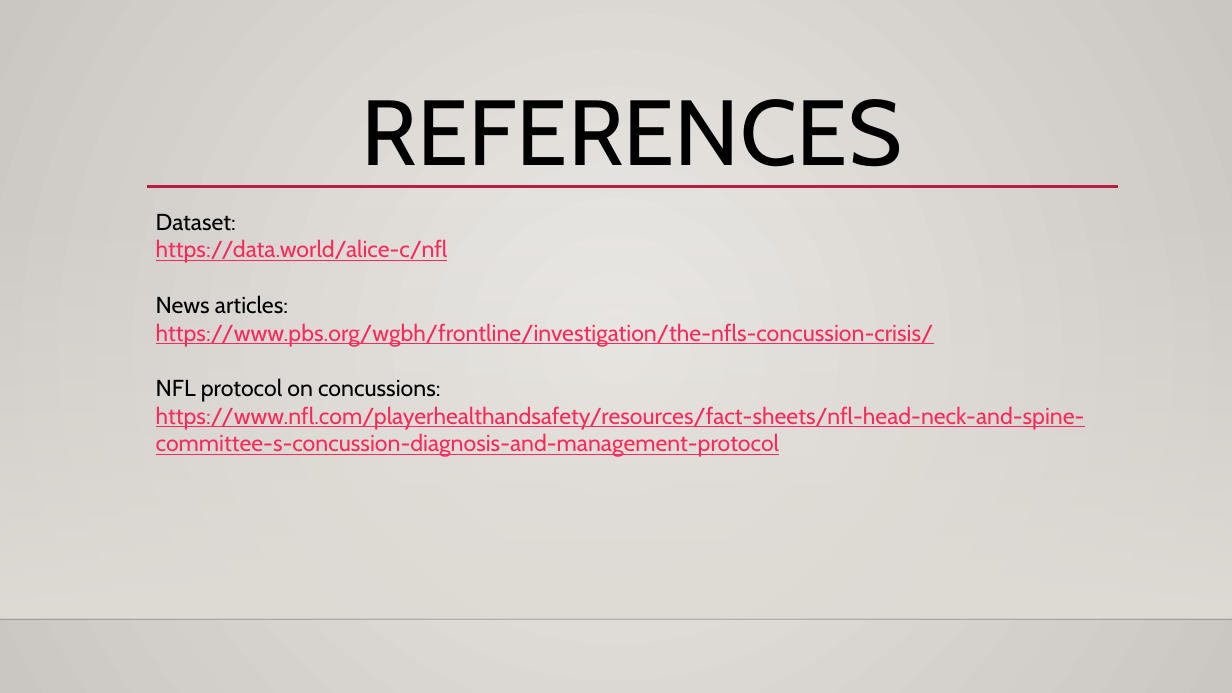
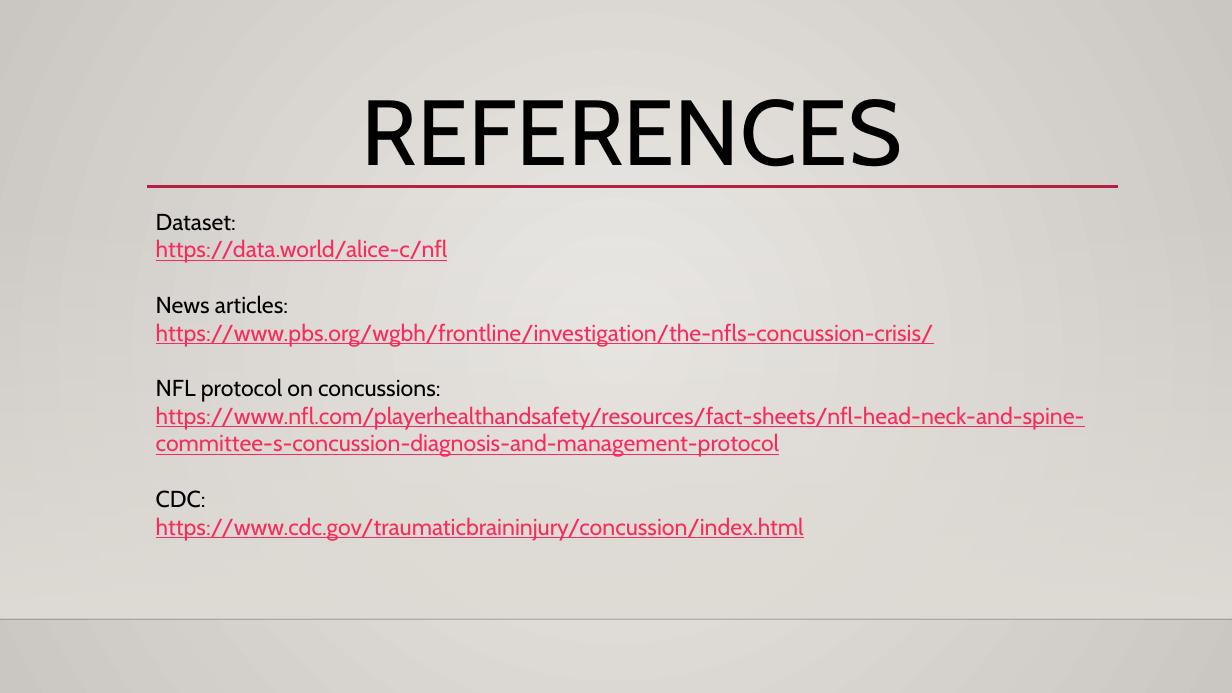
Before and after one commit to DunieCarrasco/nfl_concussion_analysis, a slide deck: slide 17 of NFL_concussion_study.pptx (slide 7 before the commit). Drawn at 1232x693 pixels with LibreOffice and Linux fonts; fonts in the diff are those of the drawing; background and template pictures are left out. Boxes give left, top, right and bottom in pixels: in the first picture for what was removed or moved away, otherwise in the second. Text is boxed around its words. In the diff, an @@ line names an element or a change of style, - is before the commit and + after.

```diff
--- a/NFL_concussion_study.pptx
+++ b/NFL_concussion_study.pptx
@@ text at <box>156,490,804,541</box>: paragraphs added @@
+CDC:
+https://www.cdc.gov/traumaticbraininjury/concussion/index.html
```
Also in this commit, not shown: 1 other slide changed, 11 slides added.
